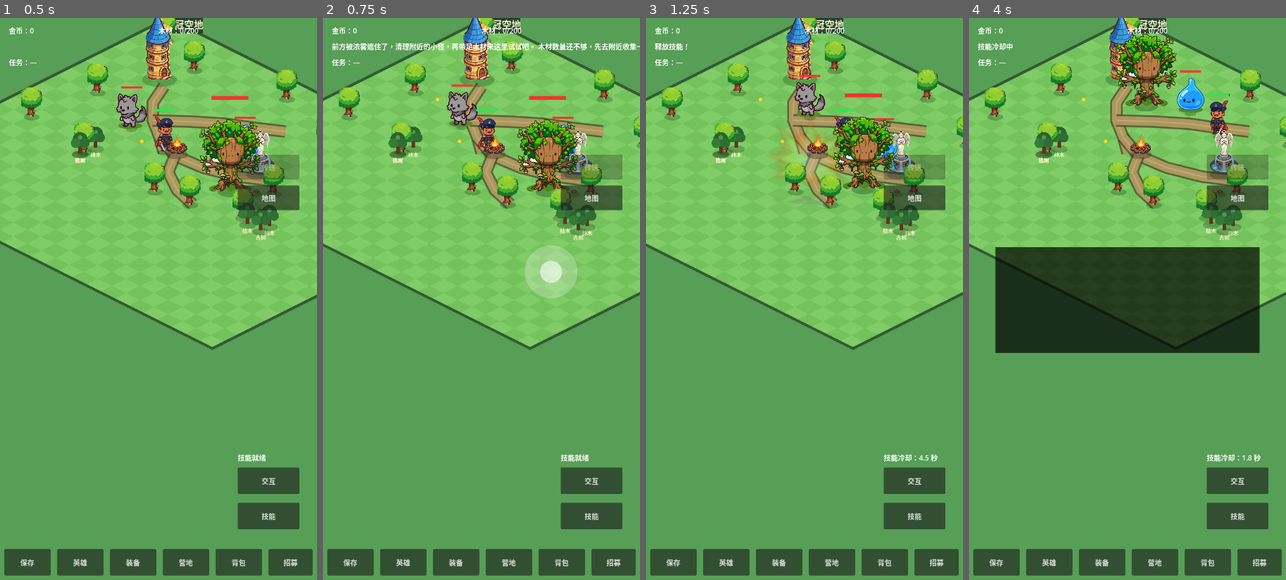
Above: before the commit, frames 1-4 (left to right).
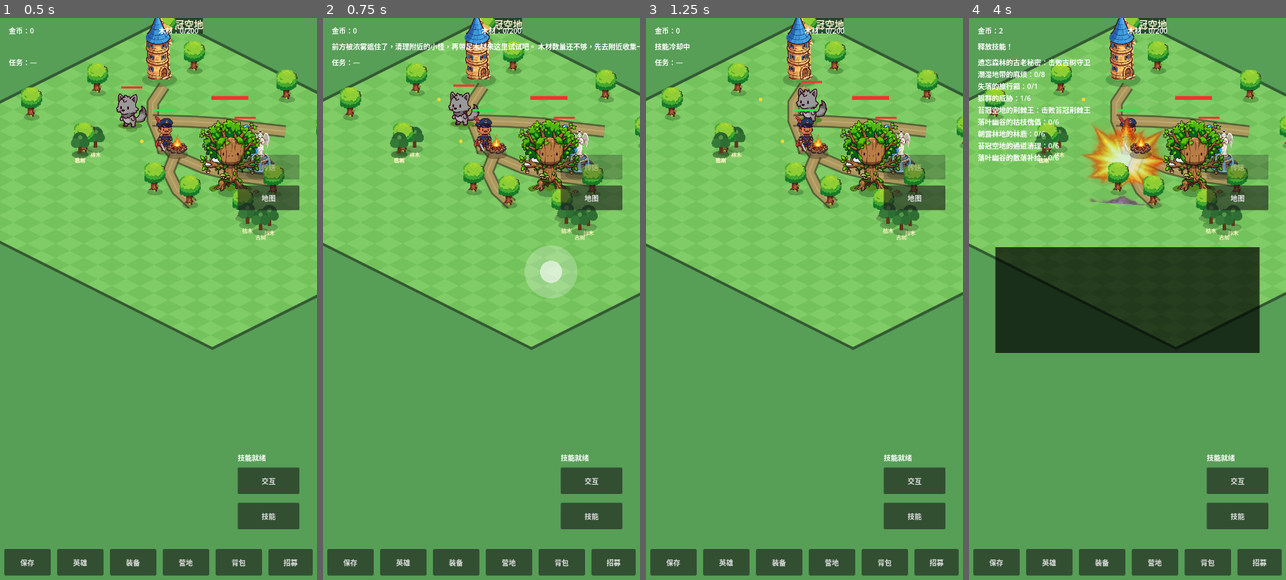
Above: after the commit, the same moments.

Repository: oneyi53/game
Game: Godot game, scene res://scenes/main.tscn
The game is run twice, just before and just after one commit, with the same random seed, the same clock (stepped at 60 frames per second) and the same inputs.
Inputs (mouse positions are in pixels of both pictures, inside the frame that each line leads up to):
- Up to frame 1 (0.5 s): no input
- Up to frame 2 (0.75 s): tap Enter at 0.5 s; move the mouse to (551, 270) at 0.52 s; hold Right (ui_right) from 0.53 s (still down); tap E at 0.6 s; click (551, 270) at 0.67 s
- Up to frame 3 (1.25 s): keep holding Right (ui_right); tap Space at 0.77 s
- Up to frame 4 (4 s): release Right (ui_right) at 1.25 s; drag from (1064, 327) to (1263, 282) at 1.27 s; move the mouse to (1159, 175) at 2.02 s; hold Right (ui_right) 2.03-2.75 s; tap Q at 2.1 s; drag from (1111, 411) to (1032, 214) at 2.77 s; move the mouse to (1222, 383) at 3.52 s; hold Left (ui_left) from 3.53 s (still down); tap B at 3.6 s; tap Space at 3.77 s

Frame 1 is identical in both runs. In frame 2, 5.0% of the frame differs, in the area x 0-100%, y 0-60%; in frame 3, 3.6%; in frame 4, 8.0%, in the area x 2-92%, y 1-79%.
Error in both runs: Trying to assign value of type 'Node2D' to a variable of type 'exploration_fog.gd'. (res://scripts/core/main.gd:273)

Commit message:
feat: add manual rage skill loop and sync records

Diff:
--- a/scripts/character/hero.gd
+++ b/scripts/character/hero.gd
@@ -34,9 +34,9 @@
 var formation_offset: Vector2 = Vector2.ZERO
 var captain_ref: Hero = null
 var attack_timer: float = 0.0
-var skill_cooldown_total: float = 5.0
-var skill_cooldown_remaining: float = 0.0
-var skill_ready: bool = true
+var rage: int = 0
+const MAX_RAGE: int = 10
+const SKILL_RAGE_COST: int = 3
 var is_healer: bool = false
 var is_assassin: bool = false
 var crit_chance: float = 0.0
@@ -136,11 +136,6 @@
         velocity = Vector2.ZERO
         move_and_slide()
         return
-    if skill_cooldown_remaining > 0.0:
-        skill_cooldown_remaining -= delta
-        if skill_cooldown_remaining <= 0.0:
-            skill_cooldown_remaining = 0.0
-            skill_ready = true
     var desired_velocity: Vector2 = Vector2.ZERO
     if is_captain:
         desired_velocity = move_input.limit_length(1.0) * move_speed
@@ -261,6 +256,7 @@
     queue_redraw()
     if best.has_method("take_damage"):
         best.take_damage(final_damage)
+        rage = mini(MAX_RAGE, rage + 1)
 
 func take_damage(amount: int) -> void:
     if dead:
@@ -285,10 +281,9 @@
     hp_changed.emit(self)
 
 func use_skill() -> bool:
-    if not is_captain or not skill_ready:
+    if not is_captain or rage < SKILL_RAGE_COST:
         return false
-    skill_ready = false
-    skill_cooldown_remaining = skill_cooldown_total
+    rage -= SKILL_RAGE_COST
     for enemy in get_tree().get_nodes_in_group("enemies"):
         if enemy == null:
             continue
